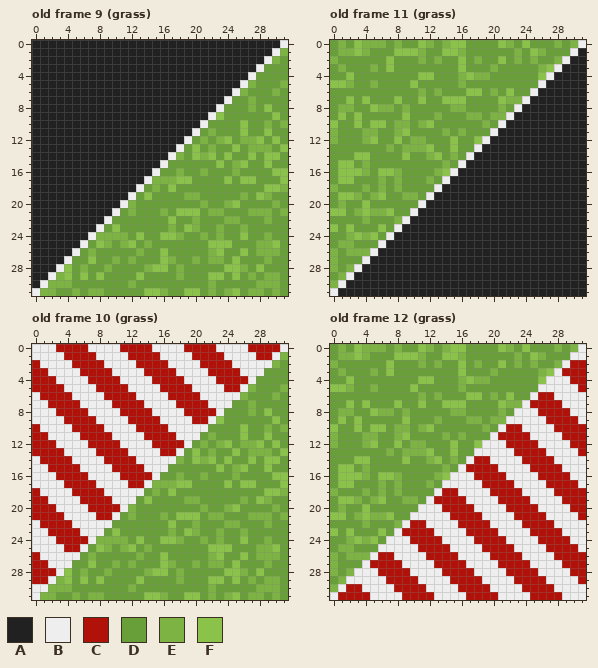
A pixel-art file gets an edit: assets/files/circuit_spritesheet.ase. That is the earlier state.
32x32 pixels, 42 frames. Shown: old frame 9 (grass), old frame 11 (grass), old frame 10 (grass), old frame 12 (grass). The commit also changed other frames, which this record leaves out.
Palette (. is transparent): A #212121  B #eeeeee  C #b0120a  D #689f38  E #7cb342  F #8bc34a
Pixels before, old frame 9 (grass), first column x 0:
 0 AAAAAAAAAAAAAAAAAAAAAAAAAAAAAAAB
 1 AAAAAAAAAAAAAAAAAAAAAAAAAAAAAABE
 2 AAAAAAAAAAAAAAAAAAAAAAAAAAAAABED
 3 AAAAAAAAAAAAAAAAAAAAAAAAAAAABDDD
 4 AAAAAAAAAAAAAAAAAAAAAAAAAAABDDDD
 5 AAAAAAAAAAAAAAAAAAAAAAAAAABEDDDE
 6 AAAAAAAAAAAAAAAAAAAAAAAAABEDDDED
 7 AAAAAAAAAAAAAAAAAAAAAAAABDDEDDDD
 8 AAAAAAAAAAAAAAAAAAAAAAABDDDEDFDD
 9 AAAAAAAAAAAAAAAAAAAAAABFDDDDDDFD
10 AAAAAAAAAAAAAAAAAAAAABDDDDFDDEDE
11 AAAAAAAAAAAAAAAAAAAABDEDDDFDDFDD
12 AAAAAAAAAAAAAAAAAAABDEDEFDEEFDFD
13 AAAAAAAAAAAAAAAAAABDFDEDDFDEEEDF
14 AAAAAAAAAAAAAAAAABEDFEFDFDDFDFFD
15 AAAAAAAAAAAAAAAABDDDDDDFDEFDDFDD
16 AAAAAAAAAAAAAAABDDEDDEDDDEDDDDFF
17 AAAAAAAAAAAAAABEEEFFDDDDFDFFDDDF
18 AAAAAAAAAAAAABDEDFDDDDDDDDDDDFFE
19 AAAAAAAAAAAABDFDDDDEEDDDDDEDFEDD
20 AAAAAAAAAAABEDDDDDDDDEDDEFDDDDED
21 AAAAAAAAAABDEDDDEDFFFDEEDDDEEEDE
22 AAAAAAAAABDDDDDDDFDDEDDDEEDDDEDD
23 AAAAAAAABDFDDDDDDEDFEDDEDDEDDDDD
24 AAAAAAABEEEEDFDDFFEDDEDEDDFDDEDD
25 AAAAAABDFEDEFDEDDDDDDDFFFDDDEEFD
26 AAAAABDEDDDDDEDDFDDDDDEFDDFDEEED
27 AAAABDDFDDEDEDDDFEDDEDEEDFDDDEDD
28 AAABFDEDDEDDDDEFFDEDDDDDFFEDFDDD
29 AABEFDFDFDDDDFDDDDEDDDFFDFDEDEED
30 ABEEEDDDDDDDEDDDDDDDDDEDDDDDEEED
31 BEEDDEDEEDDDDDFFEDDFFDEDEFDEEDED
Pixels before, old frame 11 (grass), first column x 0:
 0 DEDFEEEDEDDFEDEFFDDDDFEDFDDDEDEB
 1 DEEFEDDDFFFEDDFFEDDDDDDEDFEDDDBA
 2 EDDDDDDFDDDEDEDDFDEDDFDEDEDDEBAA
 3 DEDDDEDFDDDDDDDDFDDDEDDDDDEFBAAA
 4 DDFDDDDDDDDFFDDDEFEEDDDDDDFBAAAA
 5 FFEDDEDDDDFDDDDDEDDDDDDDDDBAAAAA
 6 DDDDDDDDDDDEDEDDDFFDEDFDDBAAAAAA
 7 DDFDFDDDFDDFDDFFFDDDDFEEBAAAAAAA
 8 DEEDDFEEDEDDDDDEEDDDDEDBAAAAAAAA
 9 DFDFDDDDDFDDDEDDDEEDEEBAAAAAAAAA
10 FDDFDFFDEEDEFDDDDDDEDBAAAAAAAAAA
11 EDDDEEDDEFDDDDEDEDDDBAAAAAAAAAAA
12 EDDDEFDDFDEEDDDFDDFBAAAAAAAAAAAA
13 DDDDDDDEDEEEFDDFDDBAAAAAAAAAAAAA
14 DDDFFDDDDFDDEFDEDBAAAAAAAAAAAAAA
15 DFFDEDDDDDDDDDEDBAAAAAAAAAAAAAAA
16 DFFFEDFFEDDDDEFBAAAAAAAAAAAAAAAA
17 DFFDDDEDEDDDEDBAAAAAAAAAAAAAAAAA
18 EDDDEDEDEDDDDBAAAAAAAAAAAAAAAAAA
19 DFFEDEFDDEEDBAAAAAAAAAAAAAAAAAAA
20 DEDDFDDDDDDBAAAAAAAAAAAAAAAAAAAA
21 FFDEFEEFDDBAAAAAAAAAAAAAAAAAAAAA
22 DDDDEDDDEBAAAAAAAAAAAAAAAAAAAAAA
23 FDFDDDFDBAAAAAAAAAAAAAAAAAAAAAAA
24 DDEFEFDBAAAAAAAAAAAAAAAAAAAAAAAA
25 DEEDDDBAAAAAAAAAAAAAAAAAAAAAAAAA
26 EDEEEBAAAAAAAAAAAAAAAAAAAAAAAAAA
27 EDDDBAAAAAAAAAAAAAAAAAAAAAAAAAAA
28 EDEBAAAAAAAAAAAAAAAAAAAAAAAAAAAA
29 DEBAAAAAAAAAAAAAAAAAAAAAAAAAAAAA
30 EBAAAAAAAAAAAAAAAAAAAAAAAAAAAAAA
31 BAAAAAAAAAAAAAAAAAAAAAAAAAAAAAAA
Pixels before, old frame 10 (grass), first column x 0:
 0 BBBCCCCBBBBCCCCBBBBCCCCBBBBCCCCB
 1 BBBBCCCCBBBBCCCCBBBBCCCCBBBBCCBE
 2 CBBBBCCCCBBBBCCCCBBBBCCCCBBBBBED
 3 CCBBBBCCCCBBBBCCCCBBBBCCCCBBBDDD
 4 CCCBBBBCCCCBBBBCCCCBBBBCCCCBDDDD
 5 CCCCBBBBCCCCBBBBCCCCBBBBCCBEDDDE
 6 BCCCCBBBBCCCCBBBBCCCCBBBBBEDDDED
 7 BBCCCCBBBBCCCCBBBBCCCCBBBDDEDDDD
 8 BBBCCCCBBBBCCCCBBBBCCCCBDDDEDFDD
 9 BBBBCCCCBBBBCCCCBBBBCCBFDDDDDDFD
10 CBBBBCCCCBBBBCCCCBBBBBDDDDFDDEDE
11 CCBBBBCCCCBBBBCCCCBBBDEDDDFDDFDD
12 CCCBBBBCCCCBBBBCCCCBDEDEFDEEFDFD
13 CCCCBBBBCCCCBBBBCCBDFDEDDFDEEEDF
14 BCCCCBBBBCCCCBBBBBEDFEFDFDDFDFFD
15 BBCCCCBBBBCCCCBBBDDDDDDFDEFDDFDD
16 BBBCCCCBBBBCCCCBDDEDDEDDDEDDDDFF
17 BBBBCCCCBBBBCCBEEEFFDDDDFDFFDDDF
18 CBBBBCCCCBBBBBDEDFDDDDDDDDDDDFFE
19 CCBBBBCCCCBBBDFDDDDEEDDDDDEDFEDD
20 CCCBBBBCCCCBEDDDDDDDDEDDEFDDDDED
21 CCCCBBBBCCBDEDDDEDFFFDEEDDDEEEDE
22 BCCCCBBBBBDDDDDDDFDDEDDDEEDDDEDD
23 BBCCCCBBBDFDDDDDDEDFEDDEDDEDDDDD
24 BBBCCCCBEEEEDFDDFFEDDEDEDDFDDEDD
25 BBBBCCBDFEDEFDEDDDDDDDFFFDDDEEFD
26 CBBBBBDEDDDDDEDDFDDDDDEFDDFDEEED
27 CCBBBDDFDDEDEDDDFEDDEDEEDFDDDEDD
28 CCCBFDEDDEDDDDEFFDEDDDDDFFEDFDDD
29 CCBEFDFDFDDDDFDDDDEDDDFFDFDEDEED
30 BBEEEDDDDDDDEDDDDDDDDDEDDDDDEEED
31 BEEDDEDEEDDDDDFFEDDFFDEDEFDEEDED
Pixels before, old frame 12 (grass), first column x 0:
 0 DEDFEEEDEDDFEDEFFDDDDFEDFDDDEDEB
 1 DEEFEDDDFFFEDDFFEDDDDDDEDFEDDDBB
 2 EDDDDDDFDDDEDEDDFDEDDFDEDEDDEBCC
 3 DEDDDEDFDDDDDDDDFDDDEDDDDDEFBCCC
 4 DDFDDDDDDDDFFDDDEFEEDDDDDDFBBBCC
 5 FFEDDEDDDDFDDDDDEDDDDDDDDDBBBBBC
 6 DDDDDDDDDDDEDEDDDFFDEDFDDBCCBBBB
 7 DDFDFDDDFDDFDDFFFDDDDFEEBCCCCBBB
 8 DEEDDFEEDEDDDDDEEDDDDEDBBBCCCCBB
 9 DFDFDDDDDFDDDEDDDEEDEEBBBBBCCCCB
10 FDDFDFFDEEDEFDDDDDDEDBCCBBBBCCCC
11 EDDDEEDDEFDDDDEDEDDDBCCCCBBBBCCC
12 EDDDEFDDFDEEDDDFDDFBBBCCCCBBBBCC
13 DDDDDDDEDEEEFDDFDDBBBBBCCCCBBBBC
14 DDDFFDDDDFDDEFDEDBCCBBBBCCCCBBBB
15 DFFDEDDDDDDDDDEDBCCCCBBBBCCCCBBB
16 DFFFEDFFEDDDDEFBBBCCCCBBBBCCCCBB
17 DFFDDDEDEDDDEDBBBBBCCCCBBBBCCCCB
18 EDDDEDEDEDDDDBCCBBBBCCCCBBBBCCCC
19 DFFEDEFDDEEDBCCCCBBBBCCCCBBBBCCC
20 DEDDFDDDDDDBBBCCCCBBBBCCCCBBBBCC
21 FFDEFEEFDDBBBBBCCCCBBBBCCCCBBBBC
22 DDDDEDDDEBCCBBBBCCCCBBBBCCCCBBBB
23 FDFDDDFDBCCCCBBBBCCCCBBBBCCCCBBB
24 DDEFEFDBBBCCCCBBBBCCCCBBBBCCCCBB
25 DEEDDDBBBBBCCCCBBBBCCCCBBBBCCCCB
26 EDEEEBCCBBBBCCCCBBBBCCCCBBBBCCCC
27 EDDDBCCCCBBBBCCCCBBBBCCCCBBBBCCC
28 EDEBBBCCCCBBBBCCCCBBBBCCCCBBBBCC
29 DEBBBBBCCCCBBBBCCCCBBBBCCCCBBBBC
30 EBCCBBBBCCCCBBBBCCCCBBBBCCCCBBBB
31 BCCCCBBBBCCCCBBBBCCCCBBBBCCCCBBB
And afterwards:
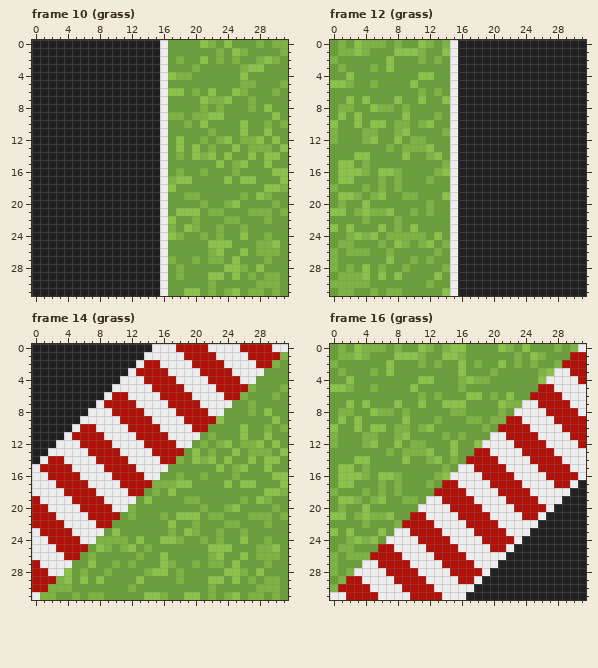
A new or re-ordered frame is compared with the old frame closest to it.
Edits made:
frames 42 -> 50
Changed rows in their new state; - is an unchanged pixel.
Frame 10 (grass) is new; against old frame 9 (grass):
first column x 0:
 0 ----------------BDDDDFEDFDDDEDEE
 1 ----------------BDDDDDDEDFEDDDD-
 2 ----------------BDEDDFDEDEDDEF--
 3 ----------------BDDDEDDDDDEFF---
 4 ----------------BFEEDDDDDDFD----
 5 ----------------BDDDDDDDDDE-----
 6 ----------------BFFDEDFDDF------
 7 ----------------BDDDDFEEF-------
 8 ----------------BDDDDEDE--------
 9 ----------------BEEDEEF---------
10 ----------------BDDEDF----------
11 ----------------BDDDD-----------
12 ----------------BDFD------------
13 ----------------BDF-------------
14 ----------------BD--------------
16 ---------------AB---------------
17 --------------AAB---------------
18 -------------AAAB---------------
19 ------------AAAAB---------------
20 -----------AAAAAB---------------
21 ----------AAAAAAB---------------
22 ---------AAAAAAAB---------------
23 --------AAAAAAAAB---------------
24 -------AAAAAAAAAB---------------
25 ------AAAAAAAAAAB---------------
26 -----AAAAAAAAAAAB---------------
27 ----AAAAAAAAAAAAB---------------
28 ---AAAAAAAAAAAAAB---------------
29 --AAAAAAAAAAAAAAB---------------
30 -AAAAAAAAAAAAAAAB---------------
31 AAAAAAAAAAAAAAAAB---------------
Frame 12 (grass) is new; against old frame 11 (grass):
first column x 0:
 0 ---------------BAAAAAAAAAAAAAAAA
 1 ---------------BAAAAAAAAAAAAAAA-
 2 ---------------BAAAAAAAAAAAAAA--
 3 ---------------BAAAAAAAAAAAAA---
 4 ---------------BAAAAAAAAAAAA----
 5 ---------------BAAAAAAAAAAA-----
 6 ---------------BAAAAAAAAAA------
 7 ---------------BAAAAAAAAA-------
 8 ---------------BAAAAAAAA--------
 9 ---------------BAAAAAAA---------
10 ---------------BAAAAAA----------
11 ---------------BAAAAA-----------
12 ---------------BAAAA------------
13 ---------------BAAA-------------
14 ---------------BAA--------------
15 ---------------BA---------------
17 --------------DB----------------
18 -------------DDB----------------
19 ------------DDFB----------------
20 -----------DEDDB----------------
21 ----------EDEDDB----------------
22 ---------DDDDDDB----------------
23 --------EDFDDDDB----------------
24 -------EEEEEDFDB----------------
25 ------EDFEDEFDEB----------------
26 -----DDEDDDDDEDB----------------
27 ----DDDFDDEDEDDB----------------
28 ---DFDEDDEDDDDEB----------------
29 --EEFDFDFDDDDFDB----------------
30 -EEEEDDDDDDDEDDB----------------
31 DEEDDEDEEDDDDDFB----------------
Frame 14 (grass) against old frame 10 (grass):
first column x 0:
 0 AAAAAAAAAAAAAAA---C---B---C---B
 1 AAAAAAAAAAAAAABB---C---B---C--C
 2 AAAAAAAAAAAAAB--B---C---B---CC-
 3 AAAAAAAAAAAA-C---B---C---B-----
 4 AAAAAAAAAAA---C---B---C---B----
 5 AAAAAAAAAABB---C---B---C--C----
 6 AAAAAAAAAB--B---C---B---CC-----
 7 AAAAAAAA-C---B---C---B---------
 8 AAAAAAA---C---B---C---B--------
 9 AAAAAABB---C---B---C--C--------
10 AAAAAB--B---C---B---CC---------
11 AAAA-C---B---C---B-------------
12 AAA---C---B---C---B------------
13 AABB---C---B---C--C------------
14 AB--B---C---B---CC-------------
15 -C---B---C---B-----------------
16 --C---B---C---B----------------
17 ---C---B---C--C----------------
18 B---C---B---CC-----------------
19 -B---C---B---------------------
20 --B---C---B--------------------
21 ---B---C--C--------------------
22 C---B---CC---------------------
23 -C---B-------------------------
24 --C---B------------------------
25 ---C--C------------------------
26 B---CC-------------------------
27 -B-----------------------------
28 --B----------------------------
29 --C----------------------------
30 CC-----------------------------
Frame 16 (grass) against old frame 12 (grass):
first column x 1:
 1 -----------------------------CC
 2 ----------------------------C--
 3 ----------------------------B--
 4 -----------------------------B-
 5 -------------------------CC---B
 6 ------------------------C--C---
 7 ------------------------B---C--
 8 -------------------------B---C-
 9 ---------------------CC---B---C
10 --------------------C--C---B---
11 --------------------B---C---B--
12 ---------------------B---C---B-
13 -----------------CC---B---C---B
14 ----------------C--C---B---C---
15 ----------------B---C---B---C--
16 -----------------B---C---B---C-
17 -------------CC---B---C---B--BA
18 ------------C--C---B---C---BBAA
19 ------------B---C---B---C---AAA
20 -------------B---C---B---C-AAAA
21 ---------CC---B---C---B--BAAAAA
22 --------C--C---B---C---BBAAAAAA
23 --------B---C---B---C---AAAAAAA
24 ---------B---C---B---C-AAAAAAAA
25 -----CC---B---C---B--BAAAAAAAAA
26 ----C--C---B---C---BBAAAAAAAAAA
27 ----B---C---B---C---AAAAAAAAAAA
28 -----B---C---B---C-AAAAAAAAAAAA
29 -CC---B---C---B--BAAAAAAAAAAAAA
30 C--C---B---C---BBAAAAAAAAAAAAAA
31 B---C---B---C---AAAAAAAAAAAAAAA
Boxes around the changes in both pictures, in picture pixels (x1, y1, x2, y2):
changed: (32, 40, 288, 296)
changed: (330, 40, 586, 296)
changed: (32, 344, 280, 592)
changed: (338, 352, 586, 600)
